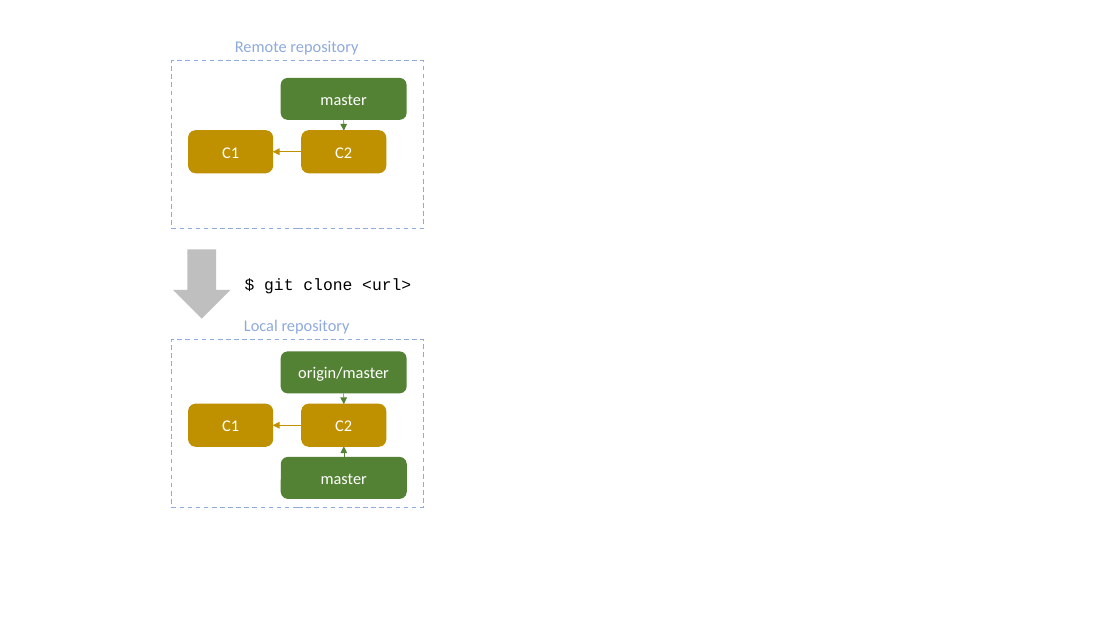
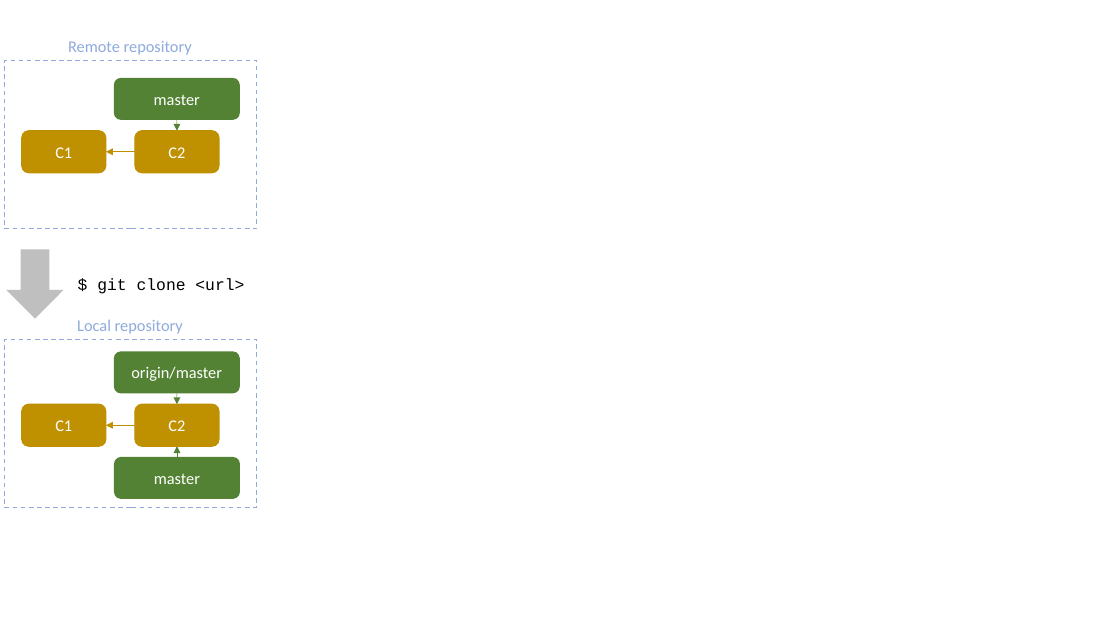
Before and after one commit to K1-ZR/practice-git, a slide deck: slide 4 of images/images.pptx. Drawn at 1120x630 pixels with LibreOffice and Linux fonts; fonts in the diff are those of the drawing. Boxes give left, top, right and bottom in pixels: in the first picture for what was removed or moved away, otherwise in the second. Text is boxed around its words. In the diff, an @@ line names an element or a change of style, - is before the commit and + after.

```diff
--- a/images/images.pptx
+++ b/images/images.pptx
@@ 7 rounded rectangles, 5 arrows, 3 texts, 2 rectangles, 1 right arrow moved together from (x1=171, y1=41, x2=423, y2=507) to (x1=5, y1=41, x2=257, y2=507) @@
```
Also in this commit, not shown: 1 other slide changed, 3 other files.
